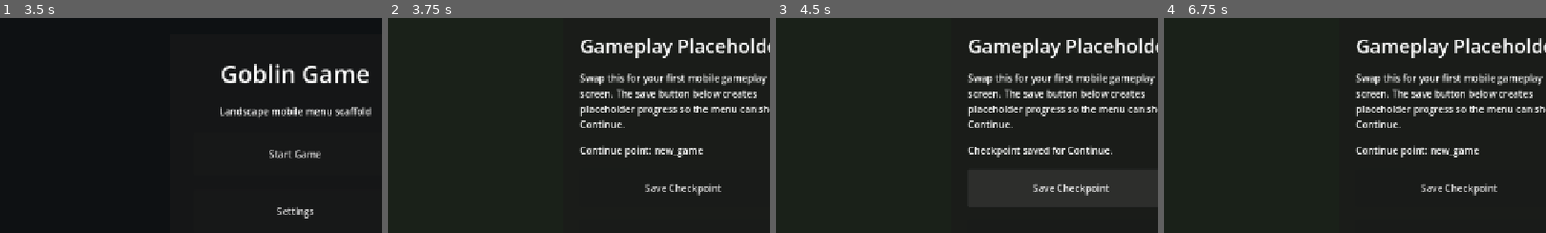
Above: before the commit, frames 1-4 (left to right).
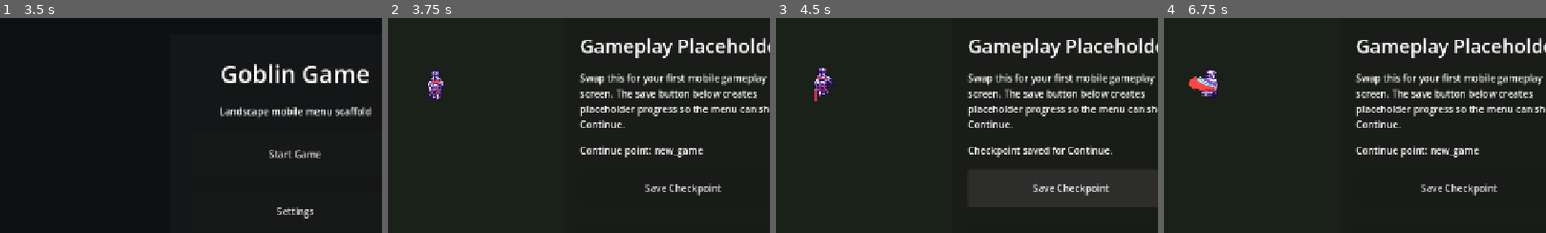
Above: after the commit, the same moments.

Repository: do-oty/goblingamedev
Game: Godot game, scene res://scenes/WelcomeScreen.tscn
Same seed, same stepped clock (60 frames per second), same inputs: the game is played once before the commit and once after it.
Inputs (mouse positions are % of the whole screen's width and height, from its top left):
- Up to frame 1 (3.5 s): move the mouse to (72, 45) at 0.52 s; hold D (walk_right) 0.53-1.28 s; click (72, 45) at 0.6 s; move the mouse to (30, 55) at 1.27 s; hold S (walk_down) 1.28-2.03 s; click (30, 55) at 1.35 s; move the mouse to (60, 28) at 2.02 s; hold D (walk_right) 2.03-2.78 s; click (60, 28) at 2.1 s; tap Enter at 2.75 s; move the mouse to (45, 70) at 2.77 s; hold W (walk_up) from 2.78 s (still down); click (45, 70) at 2.85 s
- Up to frame 2 (3.75 s): release W (walk_up) at 3.5 s; click "Start Game" at 3.5 s
- Up to frame 3 (4.5 s): click "Save Checkpoint" at 4.25 s
- Up to frame 4 (6.75 s): click "Return To Menu" at 5 s; click "Start Game" at 5.75 s; tap Space at 6.5 s; move the mouse to (80, 65) at 6.52 s; hold A (walk_left) from 6.53 s (still down); click (80, 65) at 6.6 s
The pictures show only the part of the screen within x 11-61%, y 20-70%; the shares and areas given below are measured in that part.

Frame 1 is identical in both runs. In frame 2, 0.4% of the frame differs, in the area x 10-15%, y 24-38%; in frame 3, 0.5%; in frame 4, 0.6%, in the area x 6-14%, y 23-38%.

Commit message:
added hero script for walk and attacks

Diff:
--- a/assets/characters/enemy.tscn
+++ b/assets/characters/enemy.tscn
@@ -199,9 +199,9 @@
 
 [node name="AnimatedSprite2D" type="AnimatedSprite2D" parent="." unique_id=646582384]
 sprite_frames = SubResource("SpriteFrames_vadtu")
-animation = &"right_attack"
+animation = &"enemy_left"
 frame = 1
-frame_progress = 0.99753976
+frame_progress = 0.4683775
 
 [node name="CollisionShape2D" type="CollisionShape2D" parent="." unique_id=1495953491]
 position = Vector2(1, 4)
--- a/assets/characters/player.tscn
+++ b/assets/characters/player.tscn
@@ -1,55 +1,81 @@
 [gd_scene format=3 uid="uid://m8d1e3t1dw60"]
 
+[ext_resource type="Script" uid="uid://bjmf6ph3q6b1y" path="res://scripts/player.gd" id="1_gmphs"]
 [ext_resource type="Texture2D" uid="uid://wuihogqkffkw" path="res://assets/characters/hero_attack.png" id="1_y7kcb"]
+[ext_resource type="Texture2D" uid="uid://bhv7bfdwrifj8" path="res://assets/characters/hero_attack(2).png" id="2_gmphs"]
 [ext_resource type="Texture2D" uid="uid://cqj5hc1fiuubn" path="res://assets/characters/hero_idle.png" id="2_plwmo"]
 
+[sub_resource type="AtlasTexture" id="AtlasTexture_rmfp4"]
+atlas = ExtResource("1_y7kcb")
+region = Rect2(52, 60, 52, 60)
+
+[sub_resource type="AtlasTexture" id="AtlasTexture_5rkq3"]
+atlas = ExtResource("1_y7kcb")
+region = Rect2(156, 60, 52, 60)
+
+[sub_resource type="AtlasTexture" id="AtlasTexture_o7p4c"]
+atlas = ExtResource("1_y7kcb")
+region = Rect2(260, 60, 52, 60)
+
+[sub_resource type="AtlasTexture" id="AtlasTexture_2c6rj"]
+atlas = ExtResource("1_y7kcb")
+region = Rect2(52, 0, 52, 60)
+
+[sub_resource type="AtlasTexture" id="AtlasTexture_ryiip"]
+atlas = ExtResource("1_y7kcb")
+region = Rect2(104, 0, 52, 60)
+
+[sub_resource type="AtlasTexture" id="AtlasTexture_ufose"]
+atlas = ExtResource("1_y7kcb")
+region = Rect2(156, 0, 52, 60)
+
+[sub_resource type="AtlasTexture" id="AtlasTexture_1we82"]
+atlas = ExtResource("2_gmphs")
+region = Rect2(52, 180, 52, 60)
+
+[sub_resource type="AtlasTexture" id="AtlasTexture_8jsyl"]
+atlas = ExtResource("2_gmphs")
+region = Rect2(104, 180, 52, 60)
+
+[sub_resource type="AtlasTexture" id="AtlasTexture_kk33c"]
+atlas = ExtResource("2_gmphs")
+region = Rect2(0, 180, 52, 60)
+
 [sub_resource type="AtlasTexture" id="AtlasTexture_gmphs"]
-atlas = ExtResource("1_y7kcb")
-region = Rect2(0, 60, 52, 60)
-
-[sub_resource type="AtlasTexture" id="AtlasTexture_rmfp4"]
-atlas = ExtResource("1_y7kcb")
-region = Rect2(52, 60, 52, 60)
+atlas = ExtResource("2_gmphs")
+region = Rect2(52, 120, 52, 60)
 
 [sub_resource type="AtlasTexture" id="AtlasTexture_sqwyp"]
-atlas = ExtResource("1_y7kcb")
-region = Rect2(104, 60, 52, 60)
-
-[sub_resource type="AtlasTexture" id="AtlasTexture_5rkq3"]
-atlas = ExtResource("1_y7kcb")
-region = Rect2(156, 60, 52, 60)
+atlas = ExtResource("2_gmphs")
+region = Rect2(104, 120, 52, 60)
 
 [sub_resource type="AtlasTexture" id="AtlasTexture_gpudx"]
-atlas = ExtResource("1_y7kcb")
-region = Rect2(208, 60, 52, 60)
-
-[sub_resource type="AtlasTexture" id="AtlasTexture_o7p4c"]
-atlas = ExtResource("1_y7kcb")
-region = Rect2(260, 60, 52, 60)
-
-[sub_resource type="AtlasTexture" id="AtlasTexture_1we82"]
-atlas = ExtResource("1_y7kcb")
-region = Rect2(0, 0, 52, 60)
-
-[sub_resource type="AtlasTexture" id="AtlasTexture_2c6rj"]
-atlas = ExtResource("1_y7kcb")
-region = Rect2(52, 0, 52, 60)
-
-[sub_resource type="AtlasTexture" id="AtlasTexture_ryiip"]
-atlas = ExtResource("1_y7kcb")
-region = Rect2(104, 0, 52, 60)
-
-[sub_resource type="AtlasTexture" id="AtlasTexture_ufose"]
-atlas = ExtResource("1_y7kcb")
-region = Rect2(156, 0, 52, 60)
-
-[sub_resource type="AtlasTexture" id="AtlasTexture_8jsyl"]
-atlas = ExtResource("1_y7kcb")
-region = Rect2(208, 0, 52, 60)
-
-[sub_resource type="AtlasTexture" id="AtlasTexture_kk33c"]
-atlas = ExtResource("1_y7kcb")
-region = Rect2(260, 0, 52, 60)
+atlas = ExtResource("2_gmphs")
+region = Rect2(0, 120, 52, 60)
+
+[sub_resource type="AtlasTexture" id="AtlasTexture_2qap7"]
+atlas = ExtResource("2_plwmo")
+region = Rect2(0, 49, 26, 49)
+
+[sub_resource type="AtlasTexture" id="AtlasTexture_nempf"]
+atlas = ExtResource("2_plwmo")
+region = Rect2(26, 49, 26, 49)
+
+[sub_resource type="AtlasTexture" id="AtlasTexture_40r61"]
+atlas = ExtResource("2_plwmo")
+region = Rect2(52, 49, 26, 49)
+
+[sub_resource type="AtlasTexture" id="AtlasTexture_skp7j"]
+atlas = ExtResource("2_plwmo")
+region = Rect2(0, 0, 26, 49)
+
+[sub_resource type="AtlasTexture" id="AtlasTexture_5refc"]
+atlas = ExtResource("2_plwmo")
+region = Rect2(26, 0, 26, 49)
+
+[sub_resource type="AtlasTexture" id="AtlasTexture_c7pp8"]
+atlas = ExtResource("2_plwmo")
+region = Rect2(52, 0, 26, 49)
 
 [sub_resource type="AtlasTexture" id="AtlasTexture_drrhh"]
 atlas = ExtResource("2_plwmo")
@@ -75,82 +101,107 @@
 atlas = ExtResource("2_plwmo")
 region = Rect2(52, 98, 26, 49)
 
-[sub_resource type="AtlasTexture" id="AtlasTexture_2qap7"]
-atlas = ExtResource("2_plwmo")
-region = Rect2(0, 49, 26, 49)
-
-[sub_resource type="AtlasTexture" id="AtlasTexture_nempf"]
+[sub_resource type="AtlasTexture" id="AtlasTexture_u7m25"]
 atlas = ExtResource("2_plwmo")
 region = Rect2(26, 49, 26, 49)
 
-[sub_resource type="AtlasTexture" id="AtlasTexture_40r61"]
-atlas = ExtResource("2_plwmo")
-region = Rect2(52, 49, 26, 49)
-
-[sub_resource type="AtlasTexture" id="AtlasTexture_skp7j"]
+[sub_resource type="AtlasTexture" id="AtlasTexture_oqvqo"]
 atlas = ExtResource("2_plwmo")
 region = Rect2(0, 0, 26, 49)
 
-[sub_resource type="AtlasTexture" id="AtlasTexture_5refc"]
-atlas = ExtResource("2_plwmo")
-region = Rect2(26, 0, 26, 49)
-
-[sub_resource type="AtlasTexture" id="AtlasTexture_c7pp8"]
-atlas = ExtResource("2_plwmo")
-region = Rect2(52, 0, 26, 49)
+[sub_resource type="AtlasTexture" id="AtlasTexture_jvc4d"]
+atlas = ExtResource("2_plwmo")
+region = Rect2(26, 147, 26, 49)
+
+[sub_resource type="AtlasTexture" id="AtlasTexture_iykae"]
+atlas = ExtResource("2_plwmo")
+region = Rect2(26, 98, 26, 49)
 
 [sub_resource type="SpriteFrames" id="SpriteFrames_m3ey1"]
 animations = [{
 "frames": [{
 "duration": 1.0,
+"texture": SubResource("AtlasTexture_rmfp4")
+}, {
+"duration": 1.0,
+"texture": SubResource("AtlasTexture_5rkq3")
+}, {
+"duration": 1.0,
+"texture": SubResource("AtlasTexture_o7p4c")
+}],
+"loop": false,
+"name": &"attack_back",
+"speed": 5.0
+}, {
+"frames": [{
+"duration": 1.0,
+"texture": SubResource("AtlasTexture_2c6rj")
+}, {
+"duration": 1.0,
+"texture": SubResource("AtlasTexture_ryiip")
+}, {
+"duration": 1.0,
+"texture": SubResource("AtlasTexture_ufose")
+}],
+"loop": false,
+"name": &"attack_front",
+"speed": 5.0
+}, {
+"frames": [{
+"duration": 1.0,
+"texture": SubResource("AtlasTexture_1we82")
+}, {
+"duration": 1.0,
+"texture": SubResource("AtlasTexture_8jsyl")
+}, {
+"duration": 1.0,
+"texture": SubResource("AtlasTexture_kk33c")
+}],
+"loop": false,
+"name": &"attack_left",
+"speed": 5.0
+}, {
+"frames": [{
+"duration": 1.0,
 "texture": SubResource("AtlasTexture_gmphs")
 }, {
 "duration": 1.0,
-"texture": SubResource("AtlasTexture_rmfp4")
-}, {
-"duration": 1.0,
 "texture": SubResource("AtlasTexture_sqwyp")
 }, {
 "duration": 1.0,
-"texture": SubResource("AtlasTexture_5rkq3")
-}, {
-"duration": 1.0,
 "texture": SubResource("AtlasTexture_gpudx")
-}, {
-"duration": 1.0,
-"texture": SubResource("AtlasTexture_o7p4c")
-}],
-"loop": true,
-"name": &"attack_back",
-"speed": 5.0
-}, {
-"frames": [{
-"duration": 1.0,
-"texture": SubResource("AtlasTexture_1we82")
-}, {
-"duration": 1.0,
-"texture": SubResource("AtlasTexture_2c6rj")
-}, {
-"duration": 1.0,
-"texture": SubResource("AtlasTexture_ryiip")
-}, {
-"duration": 1.0,
-"texture": SubResource("AtlasTexture_ufose")
-}, {
-"duration": 1.0,
-"texture": SubResource("AtlasTexture_8jsyl")
-}, {
-"duration": 1.0,
-"texture": SubResource("AtlasTexture_kk33c")
-}],
-"loop": true,
-"name": &"attack_front",
-"speed": 5.0
-}, {
-"frames": [],
-"loop": true,
-"name": &"default",
-"speed": 5.0
+}],
+"loop": false,
+"name": &"attack_right",
+"speed": 5.0
+}, {
+"frames": [{
+"duration": 1.0,
+"texture": SubResource("AtlasTexture_2qap7")
+}, {
+"duration": 1.0,
+"texture": SubResource("AtlasTexture_nempf")
+}, {
+"duration": 1.0,
+"texture": SubResource("AtlasTexture_40r61")
+}],
+"loop": true,
+"name": &"hero_back",
+"speed": 3.5
+}, {
+"frames": [{
+"duration": 1.0,
+"texture": SubResource("AtlasTexture_skp7j")
+}, {
+"duration": 1.0,
+"texture": SubResource("AtlasTexture_5refc")
+}, {
+"duration": 1.0,
+"texture": SubResource("AtlasTexture_c7pp8")
+}],
+"loop": true,
+"name": &"hero_front",
+"speed": 3.5
 }, {
 "frames": [{
 "duration": 1.0,
@@ -182,31 +233,35 @@
 }, {
 "frames": [{
 "duration": 1.0,
-"texture": SubResource("AtlasTexture_2qap7")
-}, {
-"duration": 1.0,
-"texture": SubResource("AtlasTexture_nempf")
-}, {
-"duration": 1.0,
-"texture": SubResource("AtlasTexture_40r61")
-}],
-"loop": true,
-"name": &"walk_back",
-"speed": 3.5
-}, {
-"frames": [{
-"duration": 1.0,
-"texture": SubResource("AtlasTexture_skp7j")
-}, {
-"duration": 1.0,
-"texture": SubResource("AtlasTexture_5refc")
-}, {
-"duration": 1.0,
-"texture": SubResource("AtlasTexture_c7pp8")
-}],
-"loop": true,
-"name": &"walk_front",
-"speed": 3.5
+"texture": SubResource("AtlasTexture_u7m25")
+}],
+"loop": true,
+"name": &"idle_back",
+"speed": 5.0
+}, {
+"frames": [{
+"duration": 1.0,
+"texture": SubResource("AtlasTexture_oqvqo")
+}],
+"loop": true,
+"name": &"idle_front",
+"speed": 5.0
+}, {
+"frames": [{
+"duration": 1.0,
+"texture": SubResource("AtlasTexture_jvc4d")
+}],
+"loop": true,
+"name": &"idle_left",
+"speed": 5.0
+}, {
+"frames": [{
+"duration": 1.0,
+"texture": SubResource("AtlasTexture_iykae")
+}],
+"loop": true,
+"name": &"idle_right",
+"speed": 5.0
 }]
 
 [sub_resource type="CapsuleShape2D" id="CapsuleShape2D_nwtm7"]
@@ -214,10 +269,16 @@
 height = 50.0
 
 [node name="player" type="CharacterBody2D" unique_id=2005688080]
+script = ExtResource("1_gmphs")
 
 [node name="AnimatedSprite2D" type="AnimatedSprite2D" parent="." unique_id=1241095921]
 sprite_frames = SubResource("SpriteFrames_m3ey1")
-animation = &"walk_front"
+animation = &"attack_right"
+frame = 2
+frame_progress = 1.0
 
 [node name="CollisionShape2D" type="CollisionShape2D" parent="." unique_id=1227882039]
 shape = SubResource("CapsuleShape2D_nwtm7")
+
+[connection signal="animation_finished" from="AnimatedSprite2D" to="." method="_on_animated_sprite_2d_animation_finished"]
+[connection signal="animation_finished" from="AnimatedSprite2D" to="." method="_on_AnimatedSprite2D_animation_finished"]
--- a/project.godot
+++ b/project.godot
@@ -52,6 +52,11 @@
 , Object(InputEventKey,"resource_local_to_scene":false,"resource_name":"","device":-1,"window_id":0,"alt_pressed":false …(186 unchanged characters)…
 ]
 }
+attack={
+"deadzone": 0.2,
+"events": [Object(InputEventMouseButton,"resource_local_to_scene":false,"resource_name":"","device":-1,"window_id":0,"alt_pressed":false,"shift_pressed":false,"ctrl_pressed":false,"meta_pressed":false,"button_mask":1,"position":Vector2(78, 20),"global_position":Vector2(90, 80),"factor":1.0,"button_index":1,"canceled":false,"pressed":true,"double_click":false,"script":null)
+]
+}
 
 [physics]
 
--- a/scenes/GameRoot.tscn
+++ b/scenes/GameRoot.tscn
@@ -1,8 +1,9 @@
-[gd_scene load_steps=2 format=3]
+[gd_scene format=3 uid="uid://bvpp3rbmcrrpv"]
 
-[ext_resource type="Script" path="res://scripts/GameRoot.gd" id="1"]
+[ext_resource type="Script" uid="uid://cas23h4uysrk0" path="res://scripts/GameRoot.gd" id="1"]
+[ext_resource type="PackedScene" uid="uid://m8d1e3t1dw60" path="res://assets/characters/player.tscn" id="2_lkoyb"]
 
-[node name="GameRoot" type="Control"]
+[node name="GameRoot" type="Control" unique_id=100418363]
 layout_mode = 3
 anchors_preset = 15
 anchor_right = 1.0
@@ -11,7 +12,7 @@
 grow_vertical = 2
 script = ExtResource("1")
 
-[node name="Background" type="ColorRect" parent="."]
+[node name="Background" type="ColorRect" parent="." unique_id=1417115170]
 layout_mode = 1
 anchors_preset = 15
 anchor_right = 1.0
@@ -20,7 +21,7 @@
 grow_vertical = 2
 color = Color(0.101961, 0.129412, 0.0980392, 1)
 
-[node name="CenterContainer" type="CenterContainer" parent="."]
+[node name="CenterContainer" type="CenterContainer" parent="." unique_id=606691124]
 layout_mode = 1
 anchors_preset = 15
 anchor_right = 1.0
@@ -28,46 +29,49 @@
 grow_horizontal = 2
 grow_vertical = 2
 
-[node name="Panel" type="PanelContainer" parent="CenterContainer"]
+[node name="Panel" type="PanelContainer" parent="CenterContainer" unique_id=1100180057]
+custom_minimum_size = Vector2(340, 0)
 layout_mode = 2
-custom_minimum_size = Vector2(340, 0)
 
-[node name="Margin" type="MarginContainer" parent="CenterContainer/Panel"]
+[node name="Margin" type="MarginContainer" parent="CenterContainer/Panel" unique_id=579913104]
 layout_mode = 2
 theme_override_constants/margin_left = 28
 theme_override_constants/margin_top = 36
 theme_override_constants/margin_right = 28
 theme_override_constants/margin_bottom = 36
 
-[node name="VBox" type="VBoxContainer" parent="CenterContainer/Panel/Margin"]
+[node name="VBox" type="VBoxContainer" parent="CenterContainer/Panel/Margin" unique_id=1769391218]
 layout_mode = 2
 theme_override_constants/separation = 20
 
-[node name="Title" type="Label" parent="CenterContainer/Panel/Margin/VBox"]
+[node name="Title" type="Label" parent="CenterContainer/Panel/Margin/VBox" unique_id=990416420]
 layout_mode = 2
 theme_override_font_sizes/font_size = 32
 text = "Gameplay Placeholder"
 horizontal_alignment = 1
 
-[node name="Description" type="Label" parent="CenterContainer/Panel/Margin/VBox"]
+[node name="Description" type="Label" parent="CenterContainer/Panel/Margin/VBox" unique_id=1424140853]
 layout_mode = 2
+text = "Swap this for your first mobile gameplay screen. The save button below creates placeholder progress so the menu can show Continue."
 autowrap_mode = 3
-text = "Swap this for your first mobile gameplay screen. The save button below creates placeholder progress so the menu can show Continue."
 
-[node name="SaveStatusLabel" type="Label" parent="CenterContainer/Panel/Margin/VBox" unique_name_in_owner=true]
+[node name="SaveStatusLabel" type="Label" parent="CenterContainer/Panel/Margin/VBox" unique_id=1281904021]
 layout_mode = 2
+text = "Save status"
 autowrap_mode = 3
-text = "Save status"
 
-[node name="SaveButton" type="Button" parent="CenterContainer/Panel/Margin/VBox"]
+[node name="SaveButton" type="Button" parent="CenterContainer/Panel/Margin/VBox" unique_id=68587247]
+custom_minimum_size = Vector2(0, 64)
 layout_mode = 2
-custom_minimum_size = Vector2(0, 64)
 text = "Save Checkpoint"
 
-[node name="BackToMenuButton" type="Button" parent="CenterContainer/Panel/Margin/VBox"]
+[node name="BackToMenuButton" type="Button" parent="CenterContainer/Panel/Margin/VBox" unique_id=1247677119]
+custom_minimum_size = Vector2(0, 64)
 layout_mode = 2
-custom_minimum_size = Vector2(0, 64)
 text = "Return To Menu"
+
+[node name="player" parent="." unique_id=2005688080 instance=ExtResource("2_lkoyb")]
+position = Vector2(225, 259)
 
 [connection signal="pressed" from="CenterContainer/Panel/Margin/VBox/SaveButton" to="." method="_on_save_button_pressed"]
 [connection signal="pressed" from="CenterContainer/Panel/Margin/VBox/BackToMenuButton" to="." method="_on_back_to_menu_button_pressed"]
--- /dev/null
+++ b/scripts/player.gd
@@ -0,0 +1,85 @@
+extends CharacterBody2D
+
+const SPEED = 200.0
+
+var last_direction := Vector2.DOWN
+var is_attacking := false
+
+func _physics_process(delta: float) -> void:
+	var direction := Vector2.ZERO
+
+	# Prevent movement while attacking
+	if not is_attacking:
+		direction.x = Input.get_action_strength("walk_right") - Input.get_action_strength("walk_left")
+		direction.y = Input.get_action_strength("walk_down") - Input.get_action_strength("walk_up")
+
+		if direction != Vector2.ZERO:
+			direction = direction.normalized()
+			velocity = direction * SPEED
+			last_direction = direction
+			if not is_attacking:
+				play_walk_animation(direction)
+		else:
+			velocity = Vector2.ZERO
+
+			if not is_attacking:
+				play_idle_animation()
+
+	# Attack input (you can map this in Input Map)
+	if Input.is_action_just_pressed("attack") and not is_attacking:
+		start_attack()
+
+	move_and_slide()
+
+# -------------------------
+# ANIMATIONS
+# -------------------------
+
+func play_walk_animation(direction: Vector2):
+	if abs(direction.x) > abs(direction.y):
+		if direction.x > 0:
+			$AnimatedSprite2D.play("hero_right")
+		else:
+			$AnimatedSprite2D.play("hero_left")
+	else:
+		if direction.y > 0:
+			$AnimatedSprite2D.play("hero_front")
+		else:
+			$AnimatedSprite2D.play("hero_back")
+
+func play_idle_animation():
+	if abs(last_direction.x) > abs(last_direction.y):
+		if last_direction.x > 0:
+			$AnimatedSprite2D.play("idle_right")
+		else:
+			$AnimatedSprite2D.play("idle_left")
+	else:
+		if last_direction.y > 0:
+			$AnimatedSprite2D.play("idle_front")
+		else:
+			$AnimatedSprite2D.play("idle_back")
+
+# -------------------------
+# ATTACK SYSTEM
+# -------------------------
+
+func start_attack():
+	is_attacking = true
+	velocity = Vector2.ZERO
+
+	if abs(last_direction.x) > abs(last_direction.y):
+		if last_direction.x > 0:
+			$AnimatedSprite2D.play("attack_right")
+		else:
+			$AnimatedSprite2D.play("attack_left")
+	else:
+		if last_direction.y > 0:
+			$AnimatedSprite2D.play("attack_front")
+		else:
+			$AnimatedSprite2D.play("attack_back")
+
+# This function should be called when attack animation finishes
+func _on_AnimatedSprite2D_animation_finished():
+	if is_attacking:
+		is_attacking = false
+		play_idle_animation()
Not shown, added: scripts/player.gd.uid
